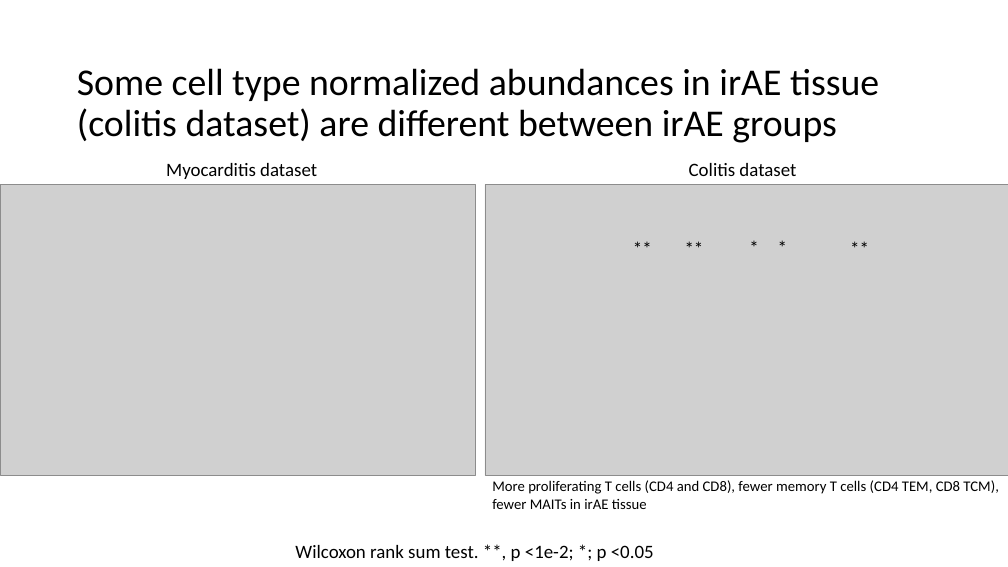
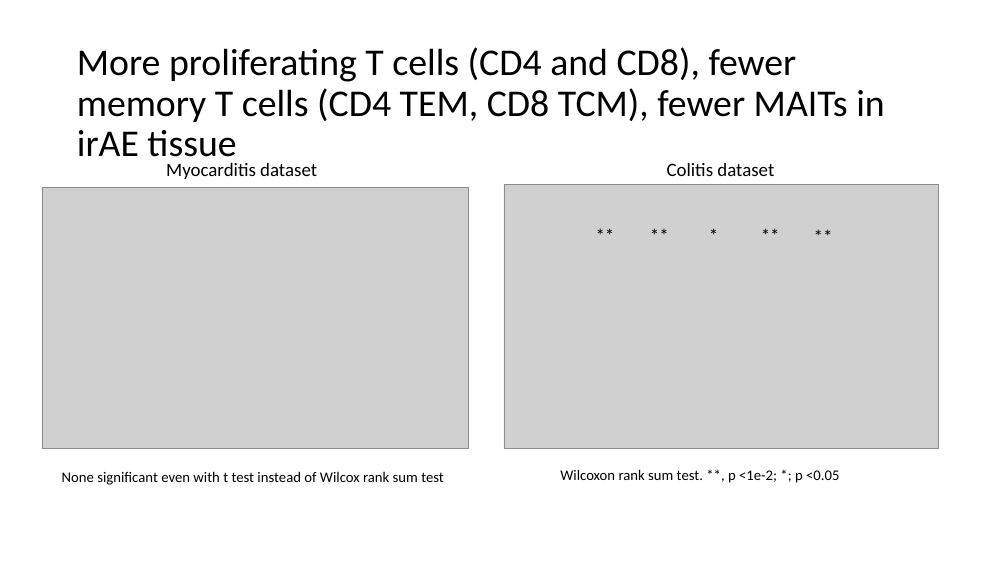
Before and after one commit to tybottorff/bottorffdocs, a slide deck: slide 3 of linsley_postdoc/presentations/weekly_meetings/1_11_24.pptx. Drawn at 1008x567 pixels with LibreOffice and Linux fonts; fonts in the diff are those of the drawing; grey boxes stand for pictures. Boxes give left, top, right and bottom in pixels: in the first picture for what was removed or moved away, otherwise in the second. Text is boxed around its words. In the diff, an @@ line names an element or a change of style, - is before the commit and + after.

Commit message:
Update presentation

```diff
--- a/linsley_postdoc/presentations/weekly_meetings/1_11_24.pptx
+++ b/linsley_postdoc/presentations/weekly_meetings/1_11_24.pptx
@@ title at (x1=77, y1=47, x2=885, y2=166): text changed @@
-Some cell type normalized abundances in irAE tissue (colitis dataset) are different between irAE groups
+More proliferating T cells (CD4 and CD8), fewer memory T cells (CD4 TEM, CD8 TCM), fewer MAITs in irAE tissue
@@ text "Colitis dataset" moved from (x1=689, y1=163, x2=796, y2=176) to (x1=667, y1=163, x2=774, y2=176) @@
@@ picture resized from (x1=0, y1=185, x2=475, y2=476) to (x1=42, y1=188, x2=469, y2=448) @@
@@ picture resized from (x1=485, y1=185, x2=1008, y2=476) to (x1=504, y1=185, x2=939, y2=448) @@
@@ text "**" moved from (x1=625, y1=233, x2=681, y2=263) to (x1=588, y1=221, x2=644, y2=251) @@
@@ text "**" moved from (x1=678, y1=233, x2=734, y2=263) to (x1=643, y1=219, x2=699, y2=250) @@
@@ text "*" moved from (x1=742, y1=232, x2=798, y2=262) to (x1=702, y1=220, x2=758, y2=250) @@
@@ text at (x1=754, y1=220, x2=810, y2=250): text changed @@
-*
+**
@@ text "**" moved from (x1=843, y1=233, x2=899, y2=263) to (x1=806, y1=222, x2=862, y2=252) @@
@@ text added at (x1=62, y1=471, x2=444, y2=485), 14 pt, text #000000 @@
+None significant even with t test instead of Wilcox rank sum test
@@ text "Wilcoxon rank sum test. **, ..." moved from (x1=295, y1=545, x2=654, y2=561) to (x1=560, y1=469, x2=839, y2=483) @@
@@ text "Wilcoxon rank sum test. **, ..." at (x1=560, y1=469, x2=839, y2=483): size 18 to 14 pt @@
@@ text removed at (x1=492, y1=480, x2=998, y2=509) @@
-More proliferating T cells (CD4 and CD8), fewer memory T cells (CD4 TEM, CD8 TCM),
-fewer MAITs in irAE tissue
```
Also in this commit, not shown: 6 slides added, 5 slides removed.
